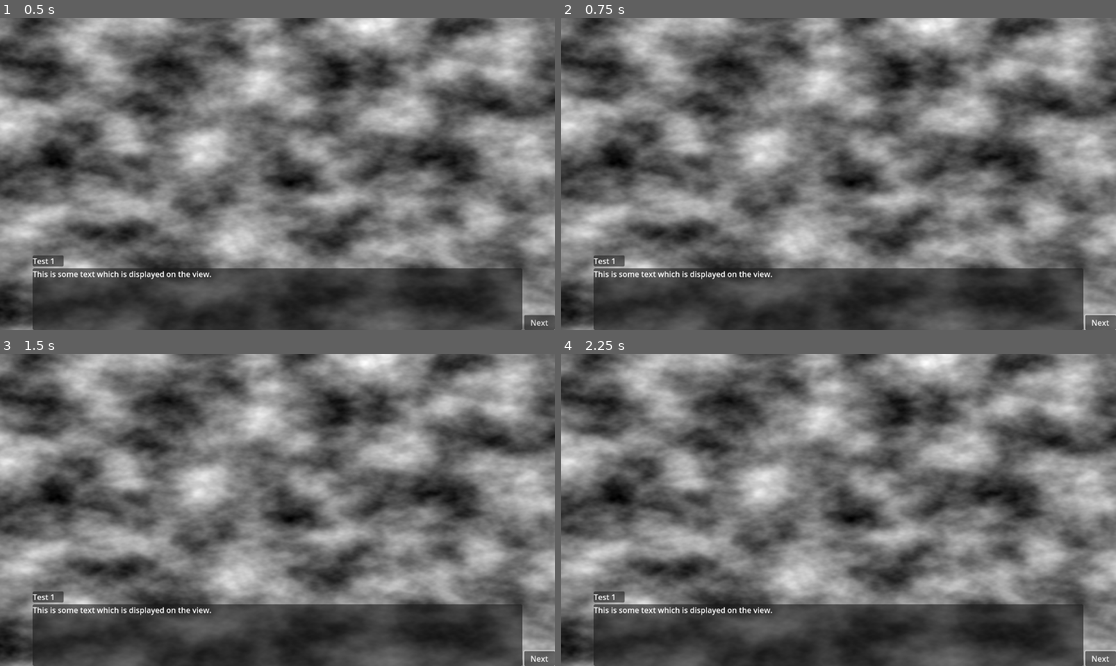
Above: before the commit, frames 1-4 (two rows, left to right).
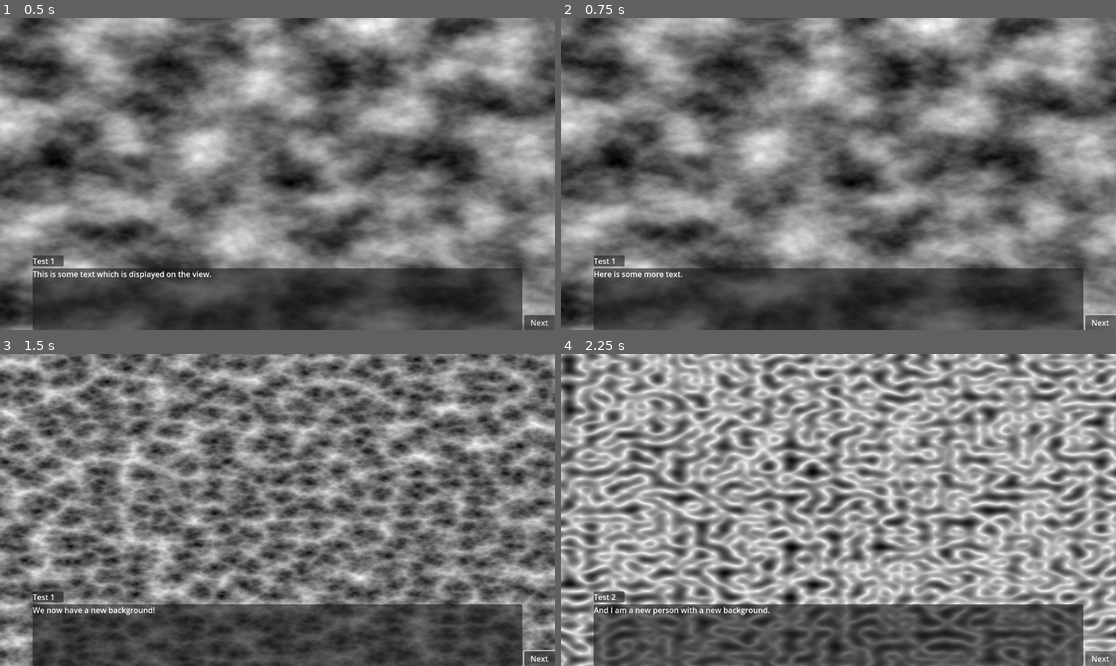
Above: after the commit, the same moments.

Repository: lparkermg/thinking-in-patterns
Game: Godot game, scene res://scenes/main_view.tscn
The game is run twice, just before and just after one commit, with the same random seed, the same clock (stepped at 60 frames per second) and the same inputs. Before the commit the project has no main scene; this scene is started directly in both runs.
Inputs:
- Up to frame 1 (0.5 s): no input
- Up to frame 2 (0.75 s): click "Next" at 0.5 s
- Up to frame 3 (1.5 s): click "Next" at 1.25 s
- Up to frame 4 (2.25 s): click "Next" at 2 s

Frame 1 is identical in both runs. In frame 2, 0.4% of the frame differs, in the area x 5-39%, y 81-84%; in frame 3, 61%; in frame 4, 69%, in the area x 0-100%, y 0-100%.

Commit message:
Adds button click to tutorial.

Diff:
--- a/src/tutorial-01/single-pattern/project.godot
+++ b/src/tutorial-01/single-pattern/project.godot
@@ -11,6 +11,7 @@
 [application]
 
 config/name="single-pattern"
+run/main_scene="res://scenes/main_view.tscn"
 config/features=PackedStringArray("4.2", "GL Compatibility")
 config/icon="res://icon.svg"
 
--- a/src/tutorial-01/single-pattern/scripts/main_controller.gd
+++ b/src/tutorial-01/single-pattern/scripts/main_controller.gd
@@ -33,6 +33,7 @@
 @export var text_label: RichTextLabel
 @export var background: TextureRect
 
+# Other data that is required (this could be some other source, like a repository etc)
 @export var available_backgrounds: Array[Texture2D]
 
 # Called when the node enters the scene tree for the first time.
@@ -43,10 +44,22 @@
 	model.text = story_data[story_index].text
 	model.background = story_data[story_index].background
 
+	next_button.pressed.connect(_next_button_clicked)
+
 	_update_view()
 
-# Used to update the view
+# Function to update the current view.
 func _update_view():
 	name_label.text = model.profile_name
 	text_label.text = model.text
 	background.texture = available_backgrounds[model.background]
+
+func _next_button_clicked():
+	if story_index < story_data.size() - 1:
+		story_index = story_index + 1
+
+		model.profile_name = story_data[story_index].profile
+		model.text = story_data[story_index].text
+		model.background = story_data[story_index].background
+
+		_update_view()
